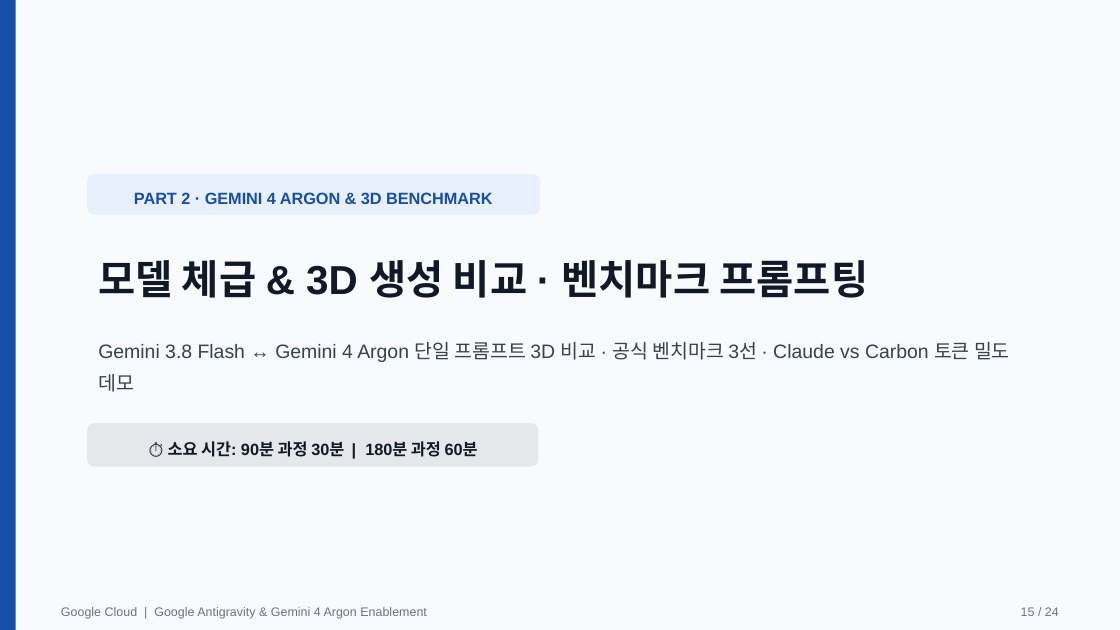
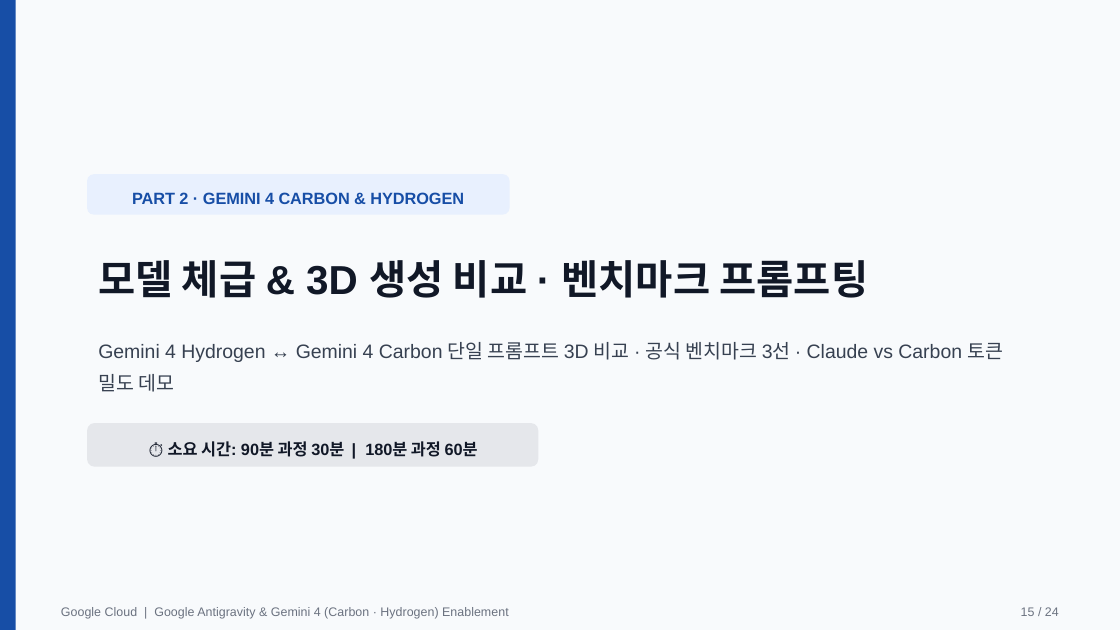
Before and after one commit to gorock-afk/lgcns_agy_handson_lab, a slide deck: slide 15 of LGCNS_AGY_Workshop_Slides.pptx. Drawn at 1120x630 pixels with LibreOffice and Linux fonts; fonts in the diff are those of the drawing. Boxes give left, top, right and bottom in pixels: in the first picture for what was removed or moved away, otherwise in the second. Text is boxed around its words. In the diff, an @@ line names an element or a change of style, - is before the commit and + after.

Commit message:
Update LG CNS Antigravity & Gemini 4 (Carbon & Hydrogen) workshop portal

```diff
--- a/LGCNS_AGY_Workshop_Slides.pptx
+++ b/LGCNS_AGY_Workshop_Slides.pptx
@@ rounded rectangle "PART 2 · GEMINI 4 ...": place and size @@
-rounded rectangle "PART 2 · GEMINI 4 ..." at [87, 175, 540, 215]
+rounded rectangle "PART 2 · GEMINI 4 ..." at [87, 175, 510, 215]
@@ text in rounded rectangle at [132, 192, 464, 204]: text changed @@
-PART 2 · GEMINI 4 ARGON & 3D BENCHMARK
+PART 2 · GEMINI 4 CARBON & HYDROGEN
@@ text at [98, 342, 1003, 392]: text changed @@
-Gemini 3.8 Flash ↔ Gemini 4 Argon 단일 프롬프트 3D 비교 · 공식 벤치마크 3선 · Claude vs Carbon 토큰 밀도 데모
+Gemini 4 Hydrogen ↔ Gemini 4 Carbon 단일 프롬프트 3D 비교 · 공식 벤치마크 3선 · Claude vs Carbon 토큰 밀도 데모
@@ text at [61, 607, 509, 619]: text changed @@
-Google Cloud | Google Antigravity & Gemini 4 Argon Enablement
+Google Cloud | Google Antigravity & Gemini 4 (Carbon · Hydrogen) Enablement
```
Also in this commit, not shown: 23 other slides changed, 1 other file.
